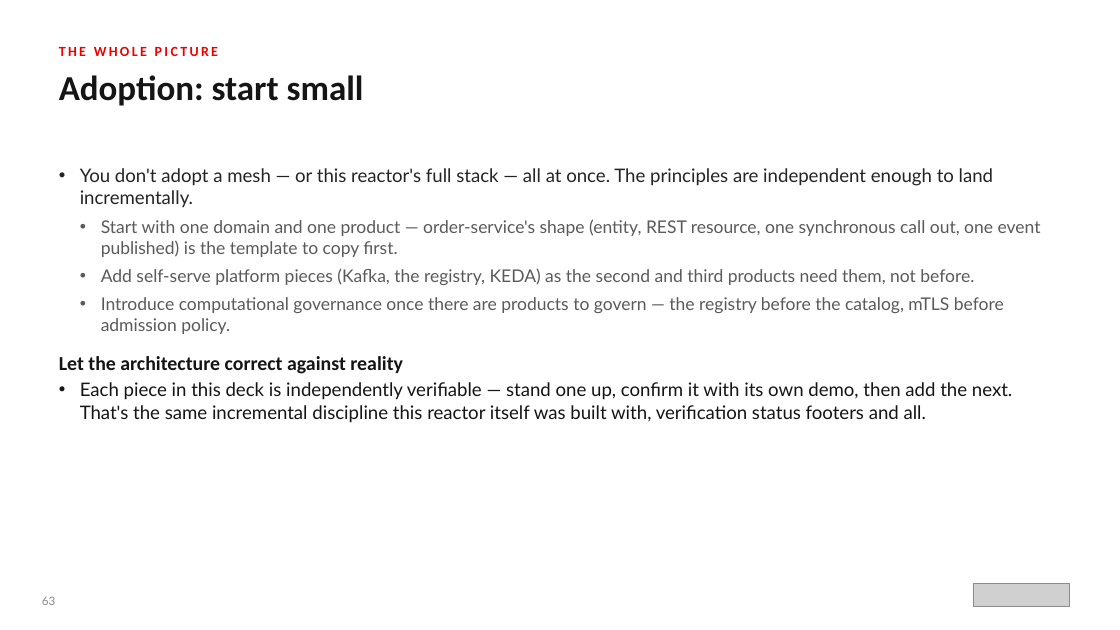
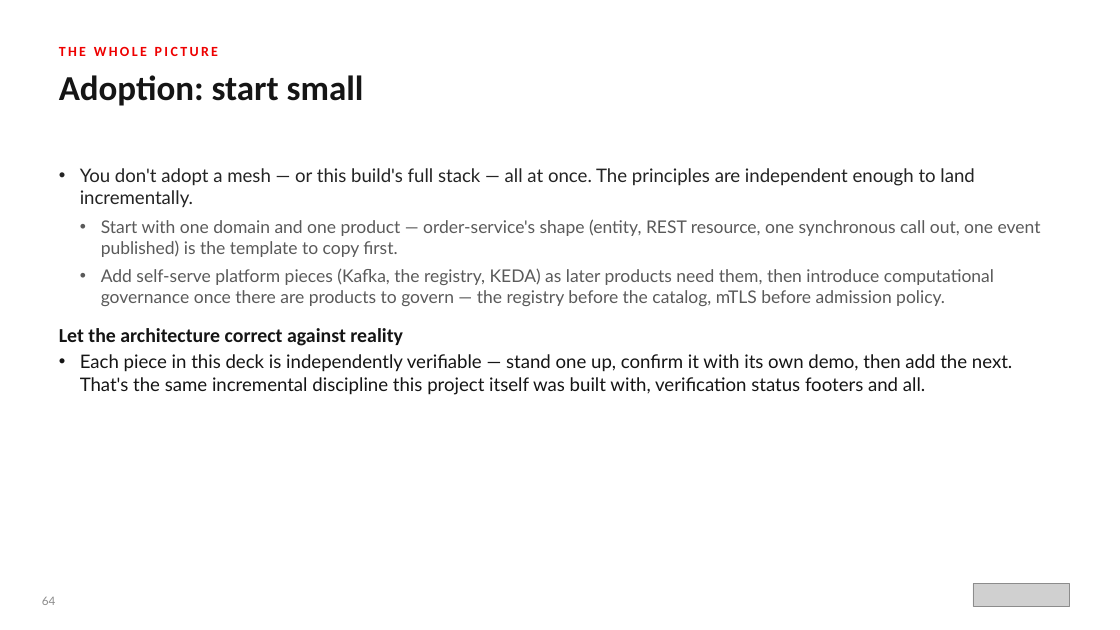
Before and after one commit to patterncatalyst/datamesh-reference-arch-quarkus, a slide deck: slide 65 of presentation/datamesh-201/Datamesh-201-Quarkus-r1.0.pptx (slide 64 before the commit). Drawn at 1120x630 pixels with LibreOffice and Linux fonts; fonts in the diff are those of the drawing; grey boxes stand for pictures. Boxes give left, top, right and bottom in pixels: in the first picture for what was removed or moved away, otherwise in the second. Text is boxed around its words. In the diff, an @@ line names an element or a change of style, - is before the commit and + after.

```diff
--- a/presentation/datamesh-201/Datamesh-201-Quarkus-r1.0.pptx
+++ b/presentation/datamesh-201/Datamesh-201-Quarkus-r1.0.pptx
@@ text at bbox=[80, 168, 974, 207]: text changed @@
-• You don't adopt a mesh — or this reactor's full stack — all at once. The principles are independent enough to land incrementally.
+• You don't adopt a mesh — or this build's full stack — all at once. The principles are independent enough to land incrementally.
@@ text at bbox=[101, 268, 994, 306]: text changed @@
-  • Add self-serve platform pieces (Kafka, the registry, KEDA) as the second and third products need them, not before.
-  • Introduce computational governance once there are products to govern — the registry before the catalog, mTLS before admission policy.
+  • Add self-serve platform pieces (Kafka, the registry, KEDA) as later products need them, then introduce computational governance once there are products to govern — the registry before the catalog, mTLS before admission policy.
@@ text at bbox=[80, 354, 1012, 395]: text changed @@
-• Each piece in this deck is independently verifiable — stand one up, confirm it with its own demo, then add the next. That's the same incremental discipline this reactor itself was built with, verification status footers and all.
+• Each piece in this deck is independently verifiable — stand one up, confirm it with its own demo, then add the next. That's the same incremental discipline this project itself was built with, verification status footers and all.
@@ text at bbox=[42, 597, 55, 605]: text changed @@
-63
+64
```
Also in this commit, not shown: 70 other slides changed, 1 slide added, 5 other files.
